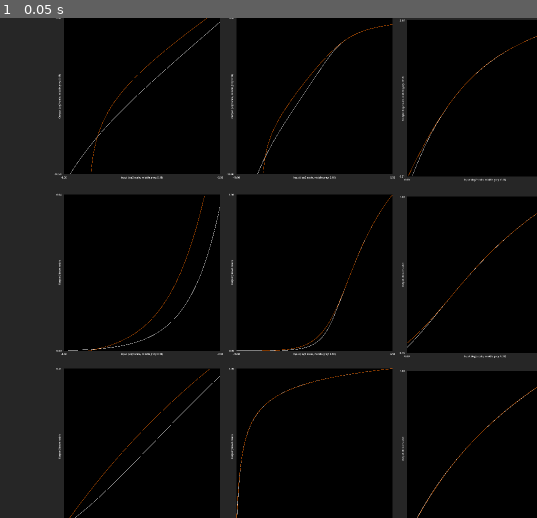
Above: before the commit, frame 1.
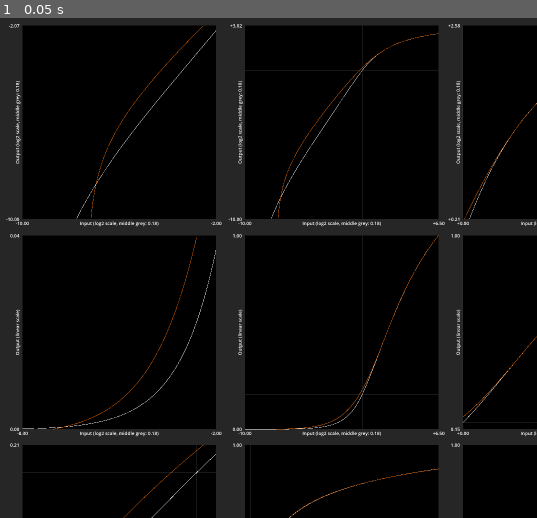
Above: after the commit, the same moment.

Repository: allenwp/curves-editor
Game: Godot game, scene res://linear_curve_comparison.tscn
Same seed, same stepped clock (60 frames per second), same inputs: the game is played once before the commit and once after it. This scene is started directly instead of the project's main scene.
Inputs:
- Up to frame 1 (0.05 s): no input

The runs differ from the first frame. In frame 1, 29% of the frame differs, in the area x 1-100%, y 0-100%.

Commit message:
Added better comparison

Diff:
--- a/curve_view.gd
+++ b/curve_view.gd
@@ -31,6 +31,32 @@
 	if !curves:
 		return
 
+	match x_encoding_type:
+		EncodingType.LINEAR:
+			%XLowerLable.text = "%.2f" % linear_min_x
+			%XUpperLable.text = "%.2f" % linear_max_x
+			%XLable.text = "Input (linear scale)"
+			%XMiddleGreyLine.position.x = (log2_middle_grey - linear_min_x) / (linear_max_x - linear_min_x) * 1000.0
+		EncodingType.LOG2:
+			%XLowerLable.text = "%+.2f" % log2_min_x
+			%XUpperLable.text = "%+.2f" % log2_max_x
+			%XLable.text = "Input (log2 scale, middle grey: %.2f)" % log2_middle_grey
+			%XMiddleGreyLine.position.x = (log2(log2_middle_grey / log2_middle_grey) + abs(log2_min_x)) / (log2_max_x - log2_min_x) * 1000.0
+	%XMiddleGreyLine.visible = %XMiddleGreyLine.position.x >= 0.0 && %XMiddleGreyLine.position.x <= 1000.0
+
+	match y_encoding_type:
+		EncodingType.LINEAR:
+			%YLowerLable.text = "%.2f" % linear_min_y
+			%YUpperLable.text = "%.2f" % linear_max_y
+			%YLable.text = "Output (linear scale)"
+			%YMiddleGreyLine.position.y = (1.0 - (log2_middle_grey - linear_min_y) / (linear_max_y - linear_min_y)) * 1000.0
+		EncodingType.LOG2:
+			%YLowerLable.text = "%+.2f" % log2_min_y
+			%YUpperLable.text = "%+.2f" % log2_max_y
+			%YLable.text = "Output (log2 scale, middle grey: %.2f)" % log2_middle_grey
+			%YMiddleGreyLine.position.y = (1.0 - (log2(log2_middle_grey / log2_middle_grey) - log2_min_y) / (log2_max_y - log2_min_y)) * 1000.0
+	%YMiddleGreyLine.visible = %YMiddleGreyLine.position.y >= 0.0 && %YMiddleGreyLine.position.y <= 1000.0
+
 	var reference_points: PackedVector2Array
 	var approx_points: PackedVector2Array
 	for i in range(num_points):
@@ -39,15 +65,9 @@
 		match x_encoding_type:
 			EncodingType.LINEAR:
 				x = (float(i) / (num_points - 1)) * (linear_max_x - linear_min_x) + linear_min_x
-				%XLowerLable.text = "%.2f" % linear_min_x
-				%XUpperLable.text = "%.2f" % linear_max_x
-				%XLable.text = "Input (linear scale)"
 			EncodingType.LOG2:
 				x = (float(i) / (num_points - 1)) * (log2_max_x - log2_min_x) + log2_min_x
 				x = pow(2.0, x) * log2_middle_grey # convert from log2 encoding to linear encoding
-				%XLowerLable.text = "%.2f" % log2_min_x
-				%XUpperLable.text = "%.2f" % log2_max_x
-				%XLable.text = "Input (log2 scale, middle grey: %.2f)" % log2_middle_grey
 
 		var y_reference: float = curves.reference_curve(x)
 		var y_approx: float = curves.approx_curve(x)
@@ -64,17 +84,11 @@
 			EncodingType.LINEAR:
 				y_reference = (y_reference - linear_min_y) / (linear_max_y - linear_min_y) * -1000.0
 				y_approx = (y_approx - linear_min_y) / (linear_max_y - linear_min_y) * -1000.0
-				%YLowerLable.text = "%.2f" % linear_min_y
-				%YUpperLable.text = "%.2f" % linear_max_y
-				%YLable.text = "Output (linear scale)"
 			EncodingType.LOG2:
 				y_reference = maxf(1e-10, y_reference / log2_middle_grey) # prevent log2(0)
 				y_approx = maxf(1e-10, y_approx / log2_middle_grey) # prevent log2(0)
 				y_reference = (log2(y_reference) - log2_min_y) / (log2_max_y - log2_min_y) * -1000.0
 				y_approx = (log2(y_approx) - log2_min_y) / (log2_max_y - log2_min_y) * -1000.0
-				%YLowerLable.text = "%.2f" % log2_min_y
-				%YUpperLable.text = "%.2f" % log2_max_y
-				%YLable.text = "Output (log2 scale, middle grey: %.2f)" % log2_middle_grey
 
 		if !clip || (x >= 0.0 && x <= 1000.0 && y_reference <= 0.0 && y_reference >= -1000.0):
 			reference_points.push_back(Vector2(x, y_reference))
--- a/curve_view.tscn
+++ b/curve_view.tscn
@@ -9,6 +9,20 @@
 offset_right = 1000.0
 offset_bottom = 1000.0
 color = Color(0, 0, 0, 1)
+
+[node name="XMiddleGreyLine" type="Line2D" parent="."]
+unique_name_in_owner = true
+position = Vector2(248, 0)
+points = PackedVector2Array(0, 0, 0, 1000)
+width = 3.0
+default_color = Color(0.192197, 0.192197, 0.192197, 1)
+
+[node name="YMiddleGreyLine" type="Line2D" parent="."]
+unique_name_in_owner = true
+position = Vector2(0, 745.89)
+points = PackedVector2Array(0, 0, 1000, 0)
+width = 3.0
+default_color = Color(0.192197, 0.192197, 0.192197, 1)
 
 [node name="YUpperLable" type="Label" parent="."]
 unique_name_in_owner = true
@@ -23,6 +37,7 @@
 offset_bottom = 12.0
 grow_horizontal = 0
 grow_vertical = 2
+theme_override_font_sizes/font_size = 24
 text = "0.0"
 horizontal_alignment = 2
 vertical_alignment = 1
@@ -40,6 +55,7 @@
 offset_bottom = 1011.0
 grow_horizontal = 0
 grow_vertical = 2
+theme_override_font_sizes/font_size = 24
 text = "0.0"
 horizontal_alignment = 2
 vertical_alignment = 1
@@ -51,13 +67,14 @@
 anchor_top = 0.5
 anchor_right = 1.0
 anchor_bottom = 0.5
-offset_left = -39.0
-offset_top = 700.0
-offset_right = 361.0
-offset_bottom = 723.0
+offset_left = -42.0
+offset_top = 800.0
+offset_right = 558.0
+offset_bottom = 834.0
 grow_horizontal = 0
 grow_vertical = 2
 rotation = -1.57079
+theme_override_font_sizes/font_size = 24
 text = "Output (Linear scale)"
 horizontal_alignment = 1
 
@@ -74,6 +91,7 @@
 offset_bottom = 1032.0
 grow_horizontal = 0
 grow_vertical = 2
+theme_override_font_sizes/font_size = 24
 text = "0.0"
 horizontal_alignment = 1
 
@@ -90,6 +108,7 @@
 offset_bottom = 1032.0
 grow_horizontal = 0
 grow_vertical = 2
+theme_override_font_sizes/font_size = 24
 text = "0.0"
 horizontal_alignment = 1
 
@@ -100,12 +119,13 @@
 anchor_top = 0.5
 anchor_right = 1.0
 anchor_bottom = 0.5
-offset_left = 300.0
-offset_top = 1009.0
-offset_right = 700.0
-offset_bottom = 1032.0
+offset_left = 200.0
+offset_top = 1003.5
+offset_right = 800.0
+offset_bottom = 1037.5
 grow_horizontal = 0
 grow_vertical = 2
+theme_override_font_sizes/font_size = 24
 text = "Input (Linear scale)"
 horizontal_alignment = 1
 
--- a/linear_curve_comparison.gd
+++ b/linear_curve_comparison.gd
@@ -1,6 +1,8 @@
 @tool
 class_name LinearCurveComparison
 extends Node2D
+
+@export var option_b: bool = false
 
 @export var agx_ref_log2_middle_grey: float = 0.18
 @export var agx_ref_log2_min: float = -10.0
@@ -10,22 +12,37 @@
 	return agx_reference(x)
 
 func approx_curve(x: float) -> float:
-	return (-0.00169047 + 1.49227 *x + 0.194039 * x * x)/(1 + 1.86073*x + 0.167678 * x * x)
-	#return (-0.000264666 + 1.50561 * x + 0.225389 * x * x)/(1 + 1.91729 * x + 0.196494 * x * x);
-
-# Called when the node enters the scene tree for the first time.
-func _ready() -> void:
-	pass # Replace with function body.
-
+	if option_b:
+		return rational_interpolation(x)
+	else:
+		return krzysztof_narkowicz_aces(x)
 
 # Called every frame. 'delta' is the elapsed time since the previous frame.
 func _process(_delta: float) -> void:
 	pass
 
+
+func krzysztof_narkowicz_aces(x: float) -> float:
+	x *= 0.6
+	var a = 2.51;
+	var b = 0.03;
+	var c = 2.43;
+	var d = 0.59;
+	var e = 0.14;
+	return (x*(a*x+b))/(x*(c*x+d)+e);
+
+func rational_interpolation(x: float) -> float:
+	# RationalInterpolation[agxCurve[x], {x, 2, 2}, {x, kLinearMin, kLinearMax}, Bias -> -0.5109]
+	return (-0.00169047 + 1.49227 *x + 0.194039 * x * x)/(1 + 1.86073*x + 0.167678 * x * x)
+
+func minimax_approxmiation(x: float) -> float:
+	#MiniMaxApproximation[agxCurve[x], {x, {kLinearMin, kLinearMax}, 2, 2},Brake -> {200, 200}, MaxIterations -> 10000][[2, 1]]
+	return (-0.000264666 + 1.50561 * x + 0.225389 * x * x)/(1 + 1.91729 * x + 0.196494 * x * x);
+
+#region AgX Reference
 func log2(value: float) -> float:
 	return log(value) / log(2)
 
-#region AgX Reference
 func scale_function(transition_x, transition_y, power, slope) -> float:
 	var term_a: float = (slope * (1.0 - transition_x)) ** (-1.0 * power);
 	var term_b: float = (((slope * (1.0 - transition_x)) / (1.0 - transition_y)) ** power) - 1.0
--- a/linear_curve_comparison.tscn
+++ b/linear_curve_comparison.tscn
@@ -5,23 +5,24 @@
 
 [node name="LinearCurveComparison" type="Node2D"]
 script = ExtResource("1_fesae")
+option_b = true
 
 [node name="CurveView" parent="." node_paths=PackedStringArray("curves") instance=ExtResource("1_t77ya")]
-position = Vector2(1046, 0)
-scale = Vector2(0.5, 0.5)
+position = Vector2(913, 24)
+scale = Vector2(0.62, 0.62)
 curves = NodePath("..")
 num_points = 500
 x_encoding_type = 1
 y_encoding_type = 1
 log2_middle_grey = 0.18
-log2_min_x = -8.305
+log2_min_x = -10.0
 log2_max_x = -2.0
-log2_min_y = -10.59
+log2_min_y = -10.0
 log2_max_y = -2.07
 
 [node name="CurveView2" parent="." node_paths=PackedStringArray("curves") instance=ExtResource("1_t77ya")]
-position = Vector2(1598, 0)
-scale = Vector2(0.5, 0.5)
+position = Vector2(1625, 24)
+scale = Vector2(0.62, 0.62)
 curves = NodePath("..")
 num_points = 500
 x_encoding_type = 1
@@ -33,8 +34,8 @@
 log2_max_y = 3.02
 
 [node name="CurveView3" parent="." node_paths=PackedStringArray("curves") instance=ExtResource("1_t77ya")]
-position = Vector2(2144, 7)
-scale = Vector2(0.5, 0.5)
+position = Vector2(2323, 24)
+scale = Vector2(0.62, 0.62)
 curves = NodePath("..")
 num_points = 500
 x_encoding_type = 1
@@ -46,8 +47,8 @@
 log2_max_y = 2.58
 
 [node name="CurveView4" parent="." node_paths=PackedStringArray("curves") instance=ExtResource("1_t77ya")]
-position = Vector2(1046, 565)
-scale = Vector2(0.5, 0.5)
+position = Vector2(913, 696)
+scale = Vector2(0.62, 0.62)
 curves = NodePath("..")
 num_points = 500
 x_encoding_type = 1
@@ -59,8 +60,8 @@
 log2_max_y = -2.07
 
 [node name="CurveView5" parent="." node_paths=PackedStringArray("curves") instance=ExtResource("1_t77ya")]
-position = Vector2(1598, 565)
-scale = Vector2(0.5, 0.5)
+position = Vector2(1625, 696)
+scale = Vector2(0.62, 0.62)
 curves = NodePath("..")
 num_points = 500
 x_encoding_type = 1
@@ -71,8 +72,8 @@
 log2_max_y = 3.02
 
 [node name="CurveView6" parent="." node_paths=PackedStringArray("curves") instance=ExtResource("1_t77ya")]
-position = Vector2(2144, 572)
-scale = Vector2(0.5, 0.5)
+position = Vector2(2323, 696)
+scale = Vector2(0.62, 0.62)
 curves = NodePath("..")
 num_points = 500
 x_encoding_type = 1
@@ -84,8 +85,8 @@
 log2_max_y = 2.58
 
 [node name="CurveView7" parent="." node_paths=PackedStringArray("curves") instance=ExtResource("1_t77ya")]
-position = Vector2(1046, 1122)
-scale = Vector2(0.5, 0.5)
+position = Vector2(913, 1366)
+scale = Vector2(0.62, 0.62)
 curves = NodePath("..")
 num_points = 500
 linear_max_x = 0.2
@@ -97,10 +98,11 @@
 log2_max_y = -2.07
 
 [node name="CurveView8" parent="." node_paths=PackedStringArray("curves") instance=ExtResource("1_t77ya")]
-position = Vector2(1598, 1122)
-scale = Vector2(0.5, 0.5)
+position = Vector2(1625, 1366)
+scale = Vector2(0.62, 0.62)
 curves = NodePath("..")
 num_points = 500
+linear_max_x = 6.0
 log2_middle_grey = 0.18
 log2_min_x = -10.0
 log2_max_x = 6.5
@@ -108,11 +110,11 @@
 log2_max_y = 3.02
 
 [node name="CurveView9" parent="." node_paths=PackedStringArray("curves") instance=ExtResource("1_t77ya")]
-position = Vector2(2144, 1129)
-scale = Vector2(0.5, 0.5)
+position = Vector2(2323, 1366)
+scale = Vector2(0.62, 0.62)
 curves = NodePath("..")
 num_points = 500
-linear_min_x = 6.05
+linear_min_x = 6.0
 linear_min_y = 0.885
 log2_middle_grey = 0.18
 log2_min_x = 0.0
